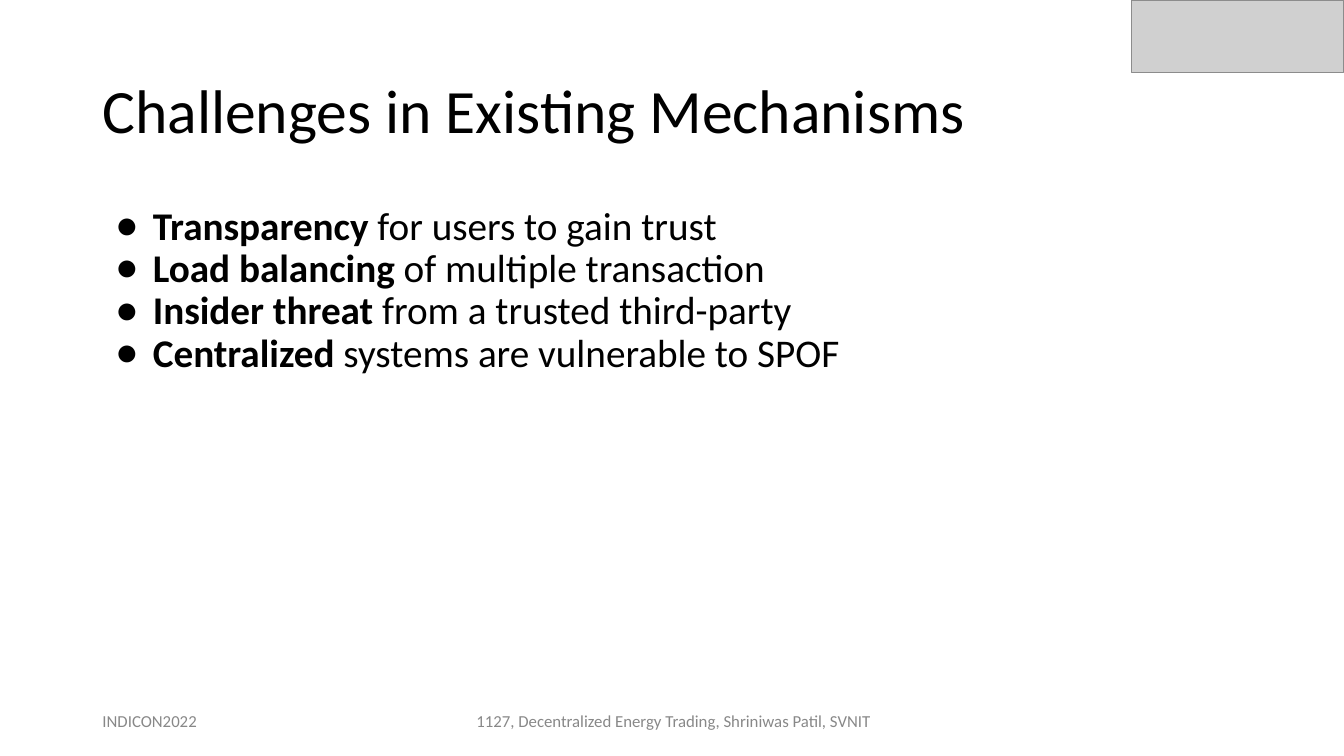
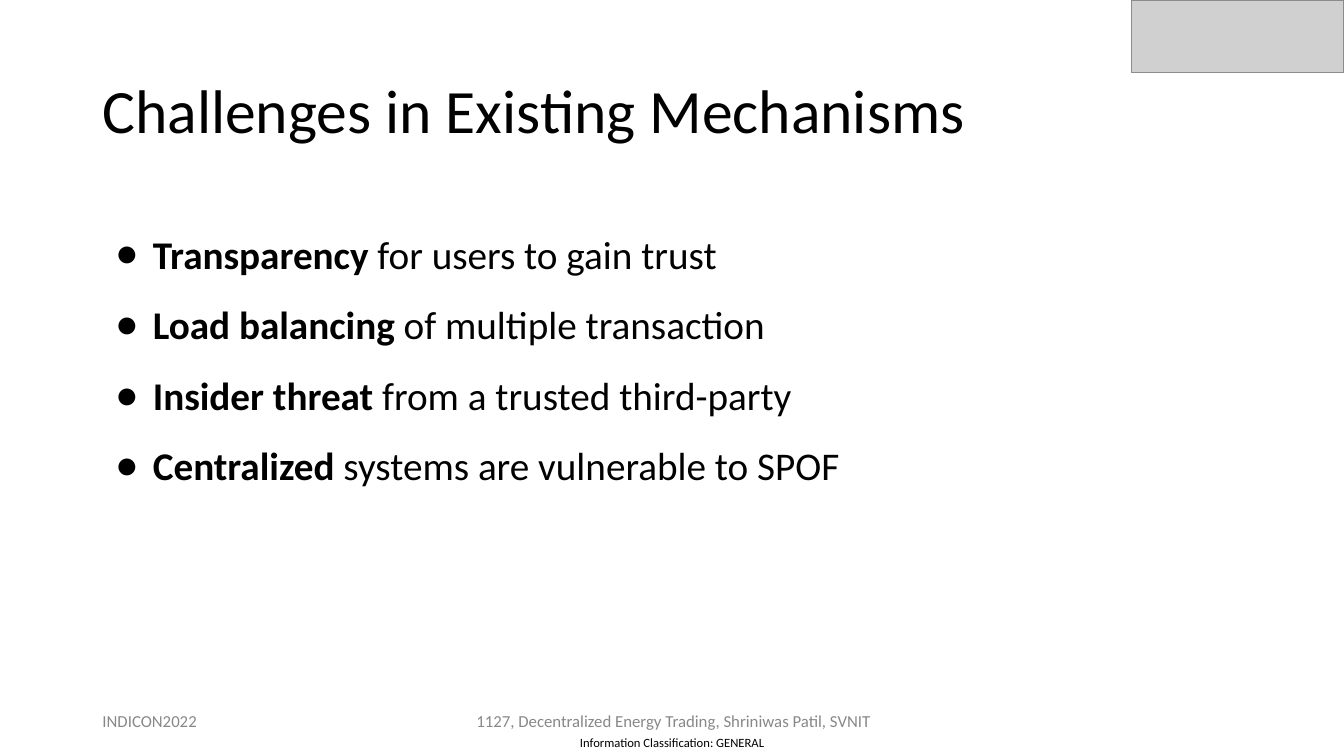
Before and after one commit to mbhatti20/portfolio, a slide deck: slide 14 of Paper ID - 1127 INDICON 2022 Presentation Slides (2).pptx (slide 15 before the commit). Drawn at 1344x756 pixels with LibreOffice and Linux fonts; fonts in the diff are those of the drawing; grey boxes stand for pictures. Boxes give left, top, right and bottom in pixels: in the first picture for what was removed or moved away, otherwise in the second. Text is boxed around its words. In the diff, an @@ line names an element or a change of style, - is before the commit and + after.

```diff
--- a/Paper ID - 1127 INDICON 2022 Presentation Slides (2).pptx
+++ b/Paper ID - 1127 INDICON 2022 Presentation Slides (2).pptx
@@ text "Transparency for users to gain ..." at [153,242,839,487]: line spacing 0.9 to 1.5 @@
@@ text added at [580,738,764,747], 9 pt, text #000000 @@
+Information Classification: GENERAL
```
Also in this commit, not shown: 33 other slides changed, 1 slide added, 1 slide removed, 1 other file.
